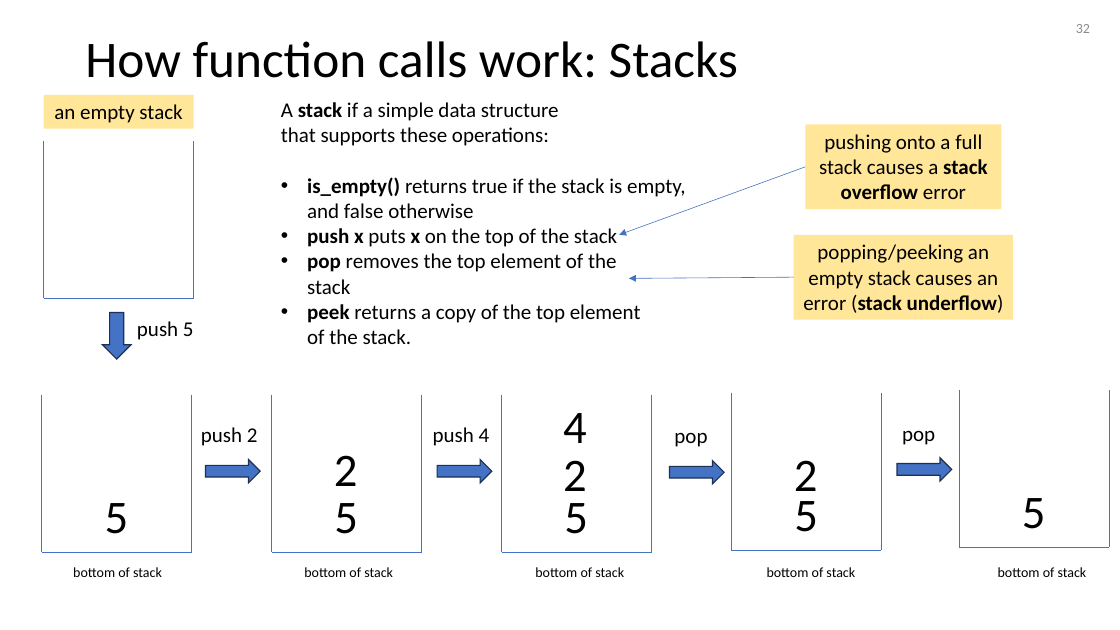
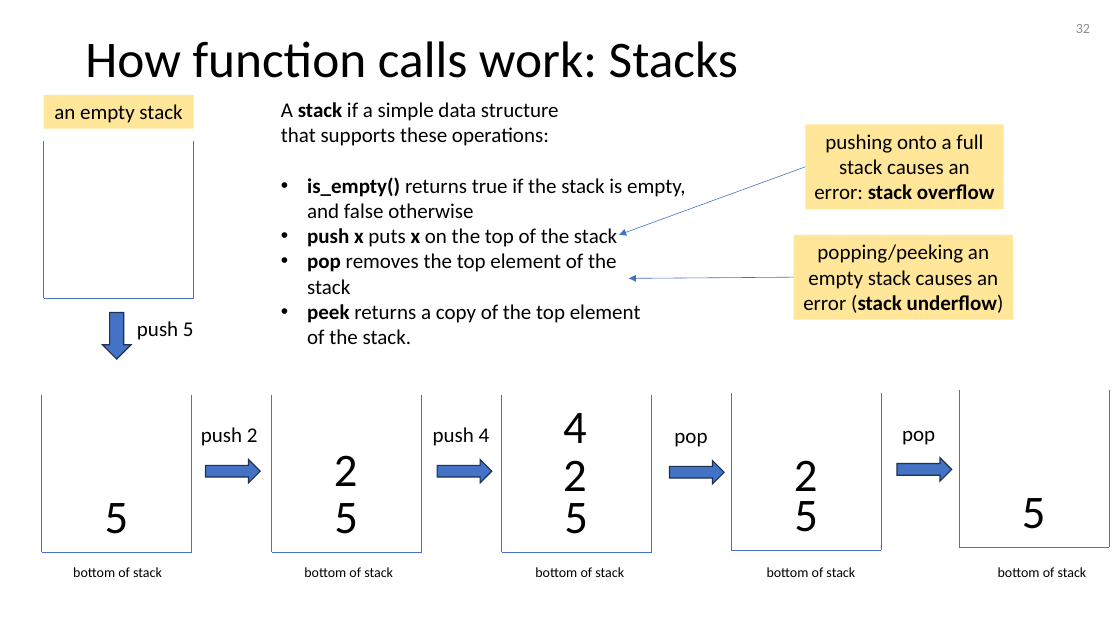
Before and after one commit to tjd1234/cmpt135spring2024, a slide deck: slide 32 of sample_code/week1/week1_cmpt135.pptx. Drawn at 1120x630 pixels with LibreOffice and Linux fonts; fonts in the diff are those of the drawing. Boxes give left, top, right and bottom in pixels: in the first picture for what was removed or moved away, otherwise in the second. Text is boxed around its words. In the diff, an @@ line names an element or a change of style, - is before the commit and + after.

```diff
--- a/sample_code/week1/week1_cmpt135.pptx
+++ b/sample_code/week1/week1_cmpt135.pptx
@@ text in rectangle at (814, 134, 994, 199): text changed @@
-pushing onto a full stack causes a stack overflow error
+pushing onto a full stack causes an error: stack overflow
```
Also in this commit, not shown: 5 other slides changed, 4 other files.
